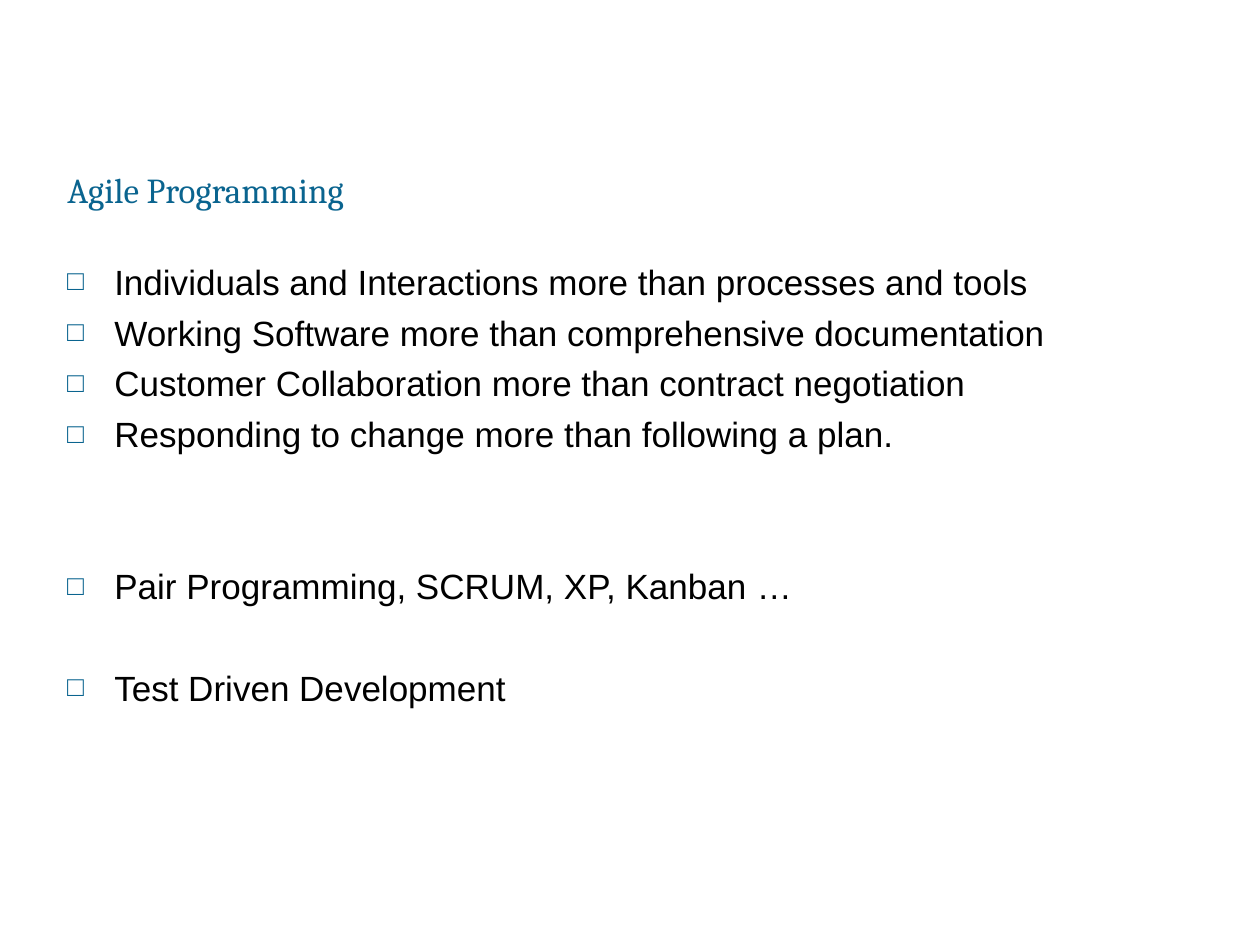
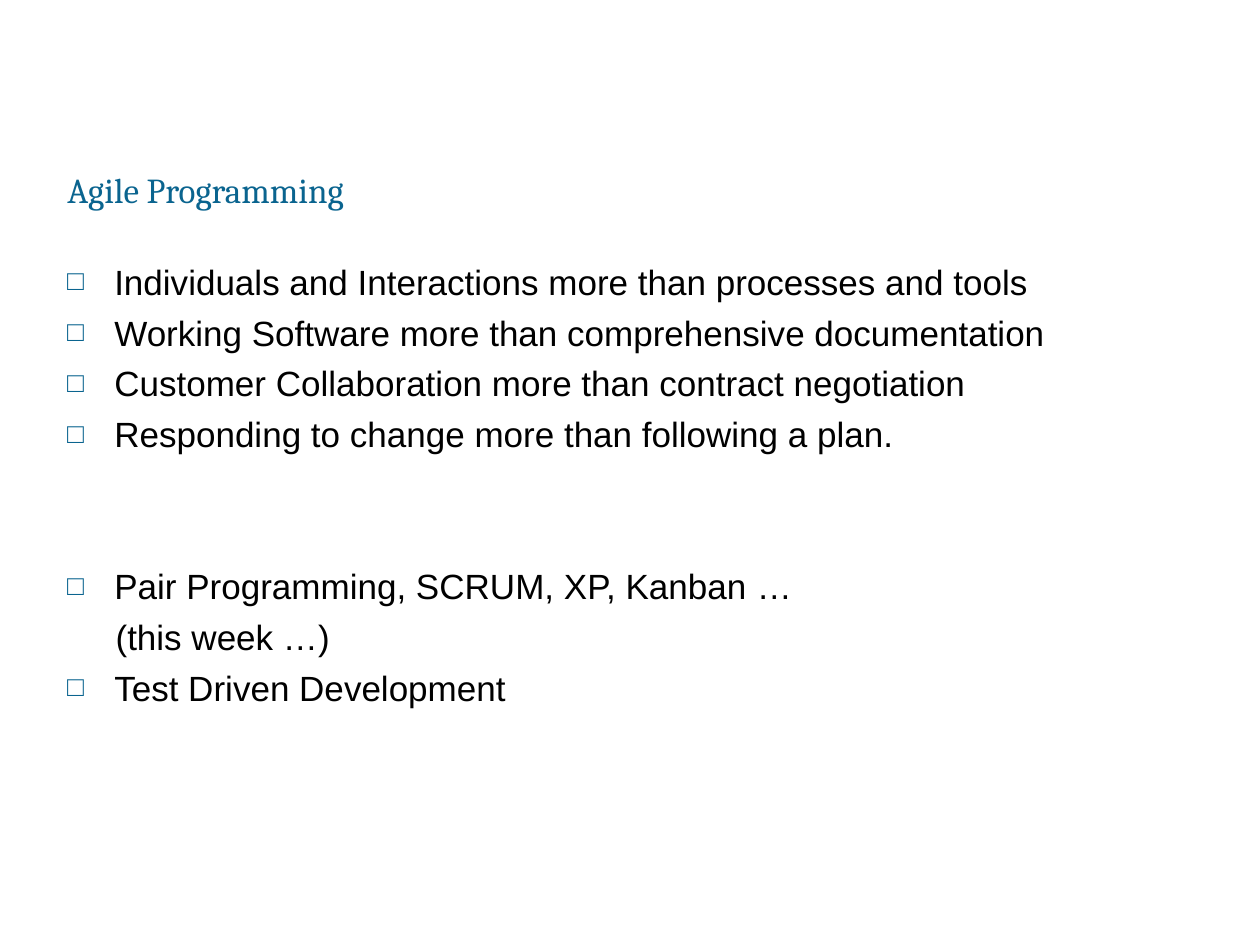
Before and after one commit to mouroboros/python_exercises, a slide deck: slide 5 of TDD.ppt (slide 4 before the commit). Drawn at 1260x945 pixels with LibreOffice and Linux fonts; fonts in the diff are those of the drawing; background and template pictures are left out. Boxes give left, top, right and bottom in pixels: in the first picture for what was removed or moved away, otherwise in the second. Text is boxed around its words. In the diff, an @@ line names an element or a change of style, - is before the commit and + after.

```diff
--- a/TDD.ppt
+++ b/TDD.ppt
@@ text at bbox=[116, 624, 273, 657]: paragraph added @@
+(this week …)
```
Also in this commit, not shown: 4 other slides changed, 4 slides added, 4 other files.
